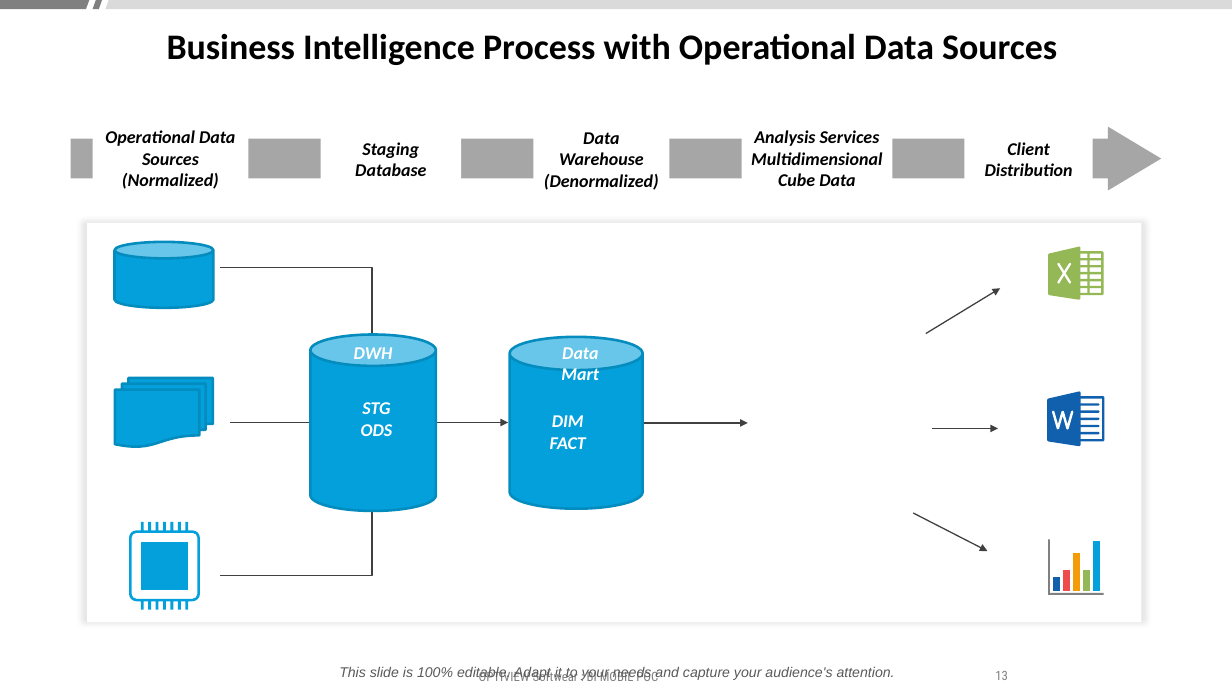
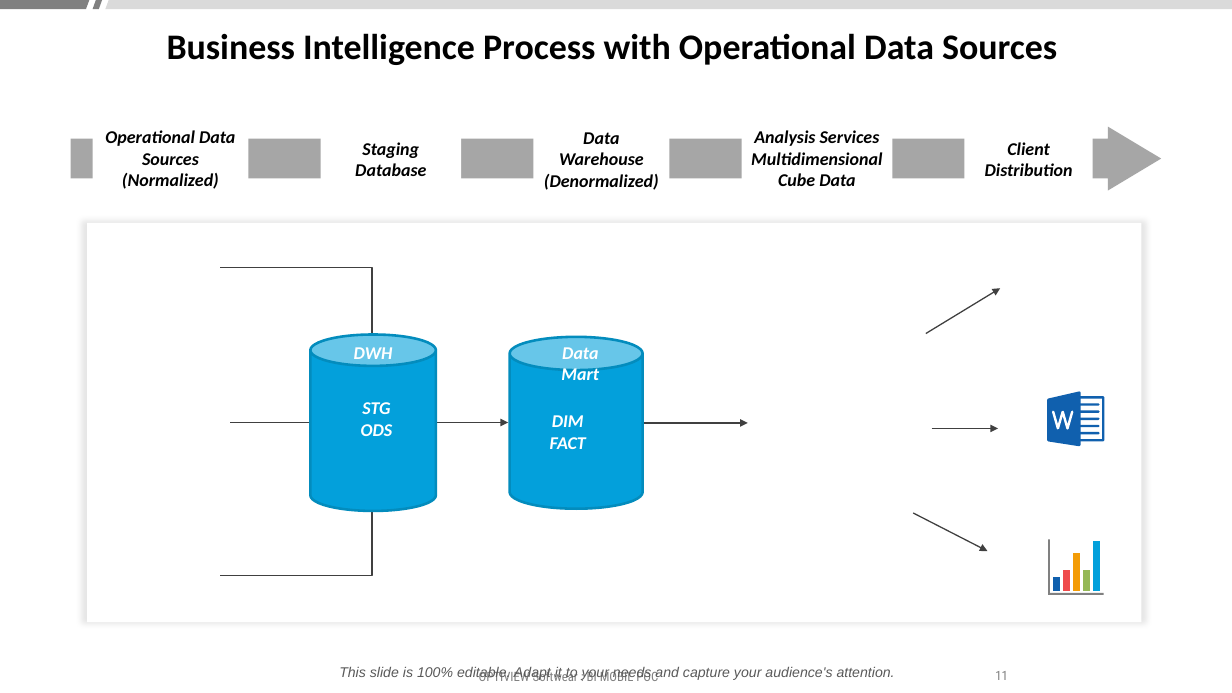
Before and after one commit to DIBASSI/ZEUS, a slide deck: slide 11 of Documentation/CHAPITRE 01 - Livret d'acceuille.pptx (slide 13 before the commit). Drawn at 1232x693 pixels with LibreOffice and Linux fonts; fonts in the diff are those of the drawing. Boxes give left, top, right and bottom in pixels: in the first picture for what was removed or moved away, otherwise in the second. Text is boxed around its words. In the diff, an @@ line names an element or a change of style, - is before the commit and + after.

```diff
--- a/Documentation/CHAPITRE 01 - Livret d'acceuille.pptx
+++ b/Documentation/CHAPITRE 01 - Livret d'acceuille.pptx
@@ group removed at (x1=1048, y1=247, x2=1104, y2=300): 10 freeform shapes @@
@@ group removed at (x1=115, y1=242, x2=213, y2=610): 2 freeform shapes, 1 cylinder, 1 flow chart multidocument @@
@@ page number at (x1=995, y1=671, x2=1008, y2=680): text changed @@
-13
+11
```
Also in this commit, not shown: 2 other slides changed, 2 slides added, 5 slides removed, 1 other file.
